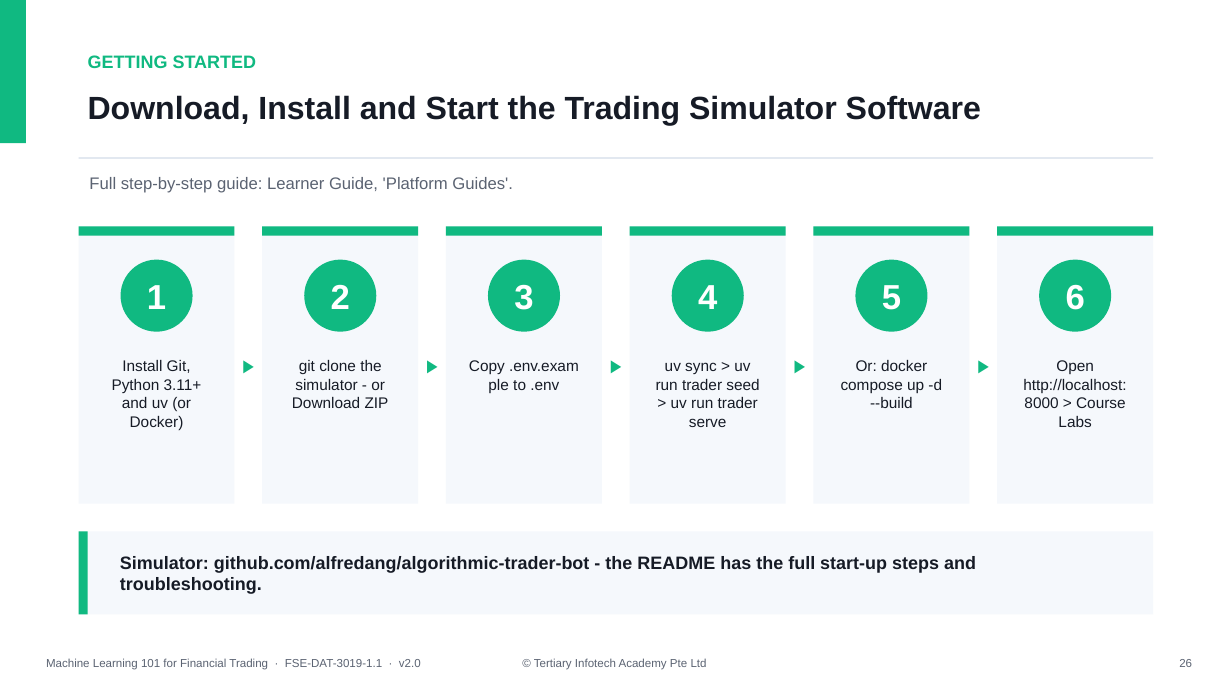
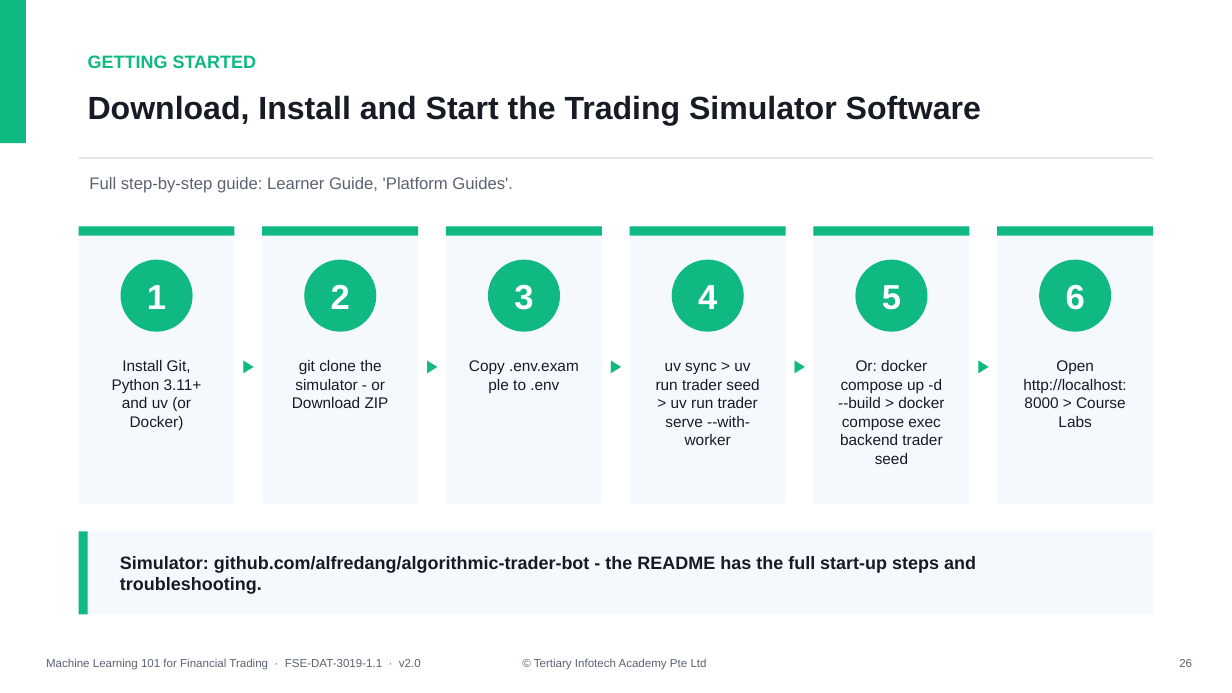
Before and after one commit to tertiarycourses/TGS-2023018794-Machine-Learning-101-for-Financial-Trading, a slide deck: slide 26 of courseware/Slides_ML 101 for Financial Trading_v2.0.pptx. Drawn at 1232x693 pixels with LibreOffice and Linux fonts; fonts in the diff are those of the drawing. Boxes give left, top, right and bottom in pixels: in the first picture for what was removed or moved away, otherwise in the second. Text is boxed around its words. In the diff, an @@ line names an element or a change of style, - is before the commit and + after.

```diff
--- a/courseware/Slides_ML 101 for Financial Trading_v2.0.pptx
+++ b/courseware/Slides_ML 101 for Financial Trading_v2.0.pptx
@@ text at (x1=656, y1=362, x2=759, y2=445): text changed @@
-uv sync > uv run trader seed > uv run trader serve
+uv sync > uv run trader seed > uv run trader serve --with-worker
@@ text at (x1=838, y1=360, x2=944, y2=464): text changed @@
-Or: docker compose up -d --build
+Or: docker compose up -d --build > docker compose exec backend trader seed
```
Also in this commit, not shown: 104 other slides changed, 3 slides added, 29 other files.
